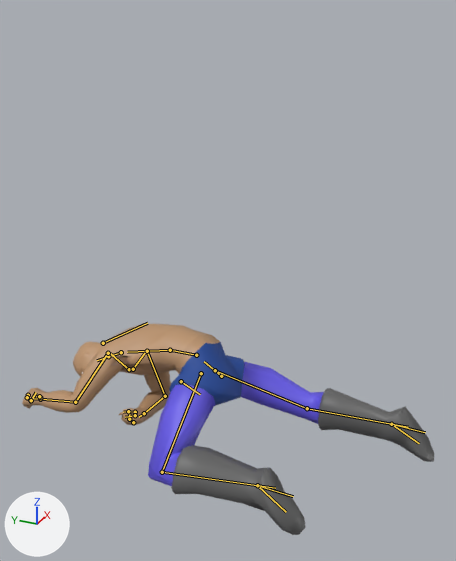
One commit to the glTF model assets/characters/humanoid-armature.glb: the scene before it, then after it.
Before and after are seen from a 50 mm camera at (-2.09, -0.87, 1.74) aimed at (-0.09, 0.03, 0.74). The lights are fixed; the arrows at lower left show +X, +Y and +Z. The older version comes first. Both versions are drawn at frame 26 of the action 'Dying'; the numbers are the values there. The bones that change, and the others that lie on the model, are drawn over the model as lines.

In view in the first picture: 'HumanMaleForm'.
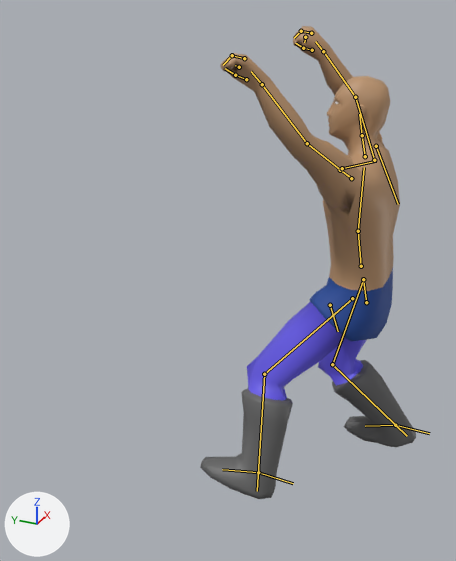
The change, as JSON lines over the scene's bpy script:
```json
{"block": "bone_heelik_l", "where": "bone_heelik_l = bpy.data.objects['HumanoidArmature'].pose.bones['heelIK.L']"}
{"op": "set", "path": "bone_heelik_l.location", "old": "(0.266, 0.214, -0.007)", "new": "(0.201, 0.192, -0.004)"}
{"block": "bone_foot_l", "where": "bone_foot_l = bpy.data.objects['HumanoidArmature'].pose.bones['foot.L']  # child of 'heelIK.L'"}
{"op": "set", "path": "bone_foot_l.rotation_quaternion", "old": "(0.427, 0.902, 0.068, 0.015)", "new": "(0.974, -0.147, 0.104, -0.135)", "note": "degrees (129, 2, 8) -> degrees (-19, 9, -17)"}
{"block": "bone_heelik_r", "where": "bone_heelik_r = bpy.data.objects['HumanoidArmature'].pose.bones['heelIK.R']"}
{"op": "set", "path": "bone_heelik_r.location", "old": "(-0.079, 0.596, -0.003)", "new": "(-0.079, 0.613, -0.003)"}
{"block": "bone_foot_r", "where": "bone_foot_r = bpy.data.objects['HumanoidArmature'].pose.bones['foot.R']  # child of 'heelIK.R'"}
{"op": "set", "path": "bone_foot_r.rotation_quaternion", "old": "(0.434, 0.901, -0.016, 0.021)", "new": "(1.0, 0.001, 0.011, 0.027)", "note": "degrees (129, -3, -1) -> degrees (0, 1, 3)"}
{"block": "bone_hips", "where": "bone_hips = bpy.data.objects['HumanoidArmature'].pose.bones['hips']"}
{"op": "set", "path": "bone_hips.location", "old": "(-0.024, -0.57, 0.281)", "new": "(-0.031, -0.234, -0.396)"}
{"op": "set", "path": "bone_hips.rotation_quaternion", "old": "(-0.877, -0.425, -0.147, -0.171)", "new": "(-1.0, 0.0, 0.007, 0.024)", "note": "degrees (53, 6, 25) -> degrees (0, -1, -3)"}
{"block": "bone_spine", "where": "bone_spine = bpy.data.objects['HumanoidArmature'].pose.bones['spine']  # child of 'hips'"}
{"op": "set", "path": "bone_spine.rotation_quaternion", "old": "(0.956, 0.293, 0.006, 0.023)", "new": "(0.999, 0.035, 0.0, 0.028)", "note": "degrees (34, 0, 3) -> degrees (4, 0, 3)"}
{"block": "bone_ribs", "where": "bone_ribs = bpy.data.objects['HumanoidArmature'].pose.bones['ribs']  # child of 'spine'"}
{"op": "set", "path": "bone_ribs.rotation_quaternion", "old": "(0.977, 0.213, -0.01, 0.017)", "new": "(1.0, 0.019, -0.001, 0.019)", "note": "degrees (25, -2, 2) -> degrees (2, 0, 2)"}
{"block": "bone_neck", "where": "bone_neck = bpy.data.objects['HumanoidArmature'].pose.bones['neck']  # child of 'ribs'"}
{"op": "set", "path": "bone_neck.rotation_quaternion", "old": "(0.967, 0.084, 0.241, 0.017)", "new": "(0.985, 0.088, 0.147, 0.01)", "note": "degrees (11, 28, 5) -> degrees (11, 17, 3)"}
{"block": "bone_upper_arm_l", "where": "bone_upper_arm_l = bpy.data.objects['HumanoidArmature'].pose.bones['upper_arm.L']  # child of 'shoulder.L'"}
{"op": "set", "path": "bone_upper_arm_l.rotation_quaternion", "old": "(0.587, 0.725, -0.336, 0.128)", "new": "(0.775, 0.373, -0.201, 0.469)", "note": "degrees (110, -35, -25) -> degrees (31, -41, 50)"}
{"block": "bone_forearm_l", "where": "bone_forearm_l = bpy.data.objects['HumanoidArmature'].pose.bones['forearm.L']  # child of 'upper_arm.L'"}
{"op": "set", "path": "bone_forearm_l.rotation_quaternion", "old": "(0.865, -0.26, -0.119, 0.413)", "new": "(0.986, -0.14, 0.004, 0.09)", "note": "degrees (-33, 0, 51) -> degrees (-16, 2, 10)"}
{"block": "bone_upper_arm_r", "where": "bone_upper_arm_r = bpy.data.objects['HumanoidArmature'].pose.bones['upper_arm.R']  # child of 'shoulder.R'"}
{"op": "set", "path": "bone_upper_arm_r.rotation_quaternion", "old": "(0.617, 0.742, -0.257, 0.049)", "new": "(0.505, 0.644, 0.351, -0.454)", "note": "degrees (105, -23, -20) -> degrees (103, 70, -1)"}
{"block": "bone_forearm_r", "where": "bone_forearm_r = bpy.data.objects['HumanoidArmature'].pose.bones['forearm.R']  # child of 'upper_arm.R'"}
{"op": "set", "path": "bone_forearm_r.rotation_quaternion", "old": "(0.807, 0.247, 0.426, -0.328)", "new": "(0.957, 0.041, 0.006, -0.287)", "note": "degrees (13, 58, -37) -> degrees (4, 2, -33)"}
{"block": "bone_thigh_l", "where": "bone_thigh_l = bpy.data.objects['HumanoidArmature'].pose.bones['thigh.L']  # child of 'hips'"}
{"op": "set", "path": "bone_thigh_l.rotation_quaternion", "old": "(0.879, -0.37, -0.161, -0.253)", "new": "(0.937, -0.294, 0.084, -0.17)", "note": "degrees (-40, -28, -22) -> degrees (-35, 3, -22)"}
{"block": "bone_shin_l", "where": "bone_shin_l = bpy.data.objects['HumanoidArmature'].pose.bones['shin.L']  # child of 'thigh.L'"}
{"op": "set", "path": "bone_shin_l.rotation_quaternion", "old": "(0.728, 0.685, 0.0, -0.026)", "new": "(0.95, 0.308, 0.0, -0.012)", "note": "degrees (86, 2, -2) -> degrees (36, 0, -1)"}
{"block": "bone_thigh_r", "where": "bone_thigh_r = bpy.data.objects['HumanoidArmature'].pose.bones['thigh.R']  # child of 'hips'"}
{"op": "set", "path": "bone_thigh_r.rotation_quaternion", "old": "(0.864, 0.147, 0.409, 0.255)", "new": "(0.997, -0.078, 0.0, 0.009)", "note": "degrees (37, 39, 46) -> degrees (-9, 0, 1)"}
{"block": "bone_shin_r", "where": "bone_shin_r = bpy.data.objects['HumanoidArmature'].pose.bones['shin.R']  # child of 'thigh.R'"}
{"op": "set", "path": "bone_shin_r.rotation_quaternion", "old": "(0.984, 0.178, 0.0, 0.007)", "new": "(0.9, 0.433, 0.0, 0.017)", "note": "degrees (21, 0, 1) -> degrees (51, -1, 2)"}
```

Pixel boxes (x1, y1, x2, y2) of what changed, in the pictures (456 x 561 px):
```json
{"object": "HumanMaleForm", "change": "posed", "before": [22, 324, 434, 535], "after": [200, 26, 416, 499], "on screen": "47% narrower, 124% taller"}
{"bone": "heelIK.L", "before": "(257, 485) to (293, 496)", "after": "(258, 472) to (293, 483)"}
{"bone": "foot.L", "before": "(257, 485) to (286, 512)", "after": "(258, 472) to (222, 469)"}
{"bone": "heelIK.R", "before": "(391, 424) to (425, 432)", "after": "(395, 425) to (429, 433)"}
{"bone": "foot.R", "before": "(391, 424) to (419, 443)", "after": "(395, 425) to (365, 426)"}
{"bone": "hips", "before": "(221, 376) to (204, 361)", "after": "(366, 302) to (363, 277)"}
{"bone": "spine", "before": "(196, 355) to (170, 350)", "after": "(361, 266) to (358, 231)"}
{"bone": "ribs", "before": "(170, 350) to (127, 352)", "after": "(358, 231) to (364, 167)"}
{"bone": "neck", "before": "(121, 352) to (108, 356)", "after": "(365, 156) to (362, 135)"}
{"bone": "upper_arm.L", "before": "(108, 353) to (75, 402)", "after": "(351, 178) to (307, 143)"}
{"bone": "forearm.L", "before": "(75, 402) to (40, 399)", "after": "(307, 143) to (262, 84)"}
{"bone": "upper_arm.R", "before": "(147, 351) to (165, 396)", "after": "(374, 160) to (355, 97)"}
{"bone": "forearm.R", "before": "(165, 396) to (144, 413)", "after": "(355, 97) to (323, 51)"}
{"bone": "thigh.L", "before": "(201, 373) to (162, 472)", "after": "(352, 298) to (264, 374)"}
{"bone": "shin.L", "before": "(162, 472) to (275, 488)", "after": "(264, 374) to (257, 491)"}
{"bone": "thigh.R", "before": "(215, 370) to (307, 408)", "after": "(363, 279) to (332, 364)"}
{"bone": "shin.R", "before": "(307, 408) to (408, 427)", "after": "(332, 364) to (407, 436)"}
```
